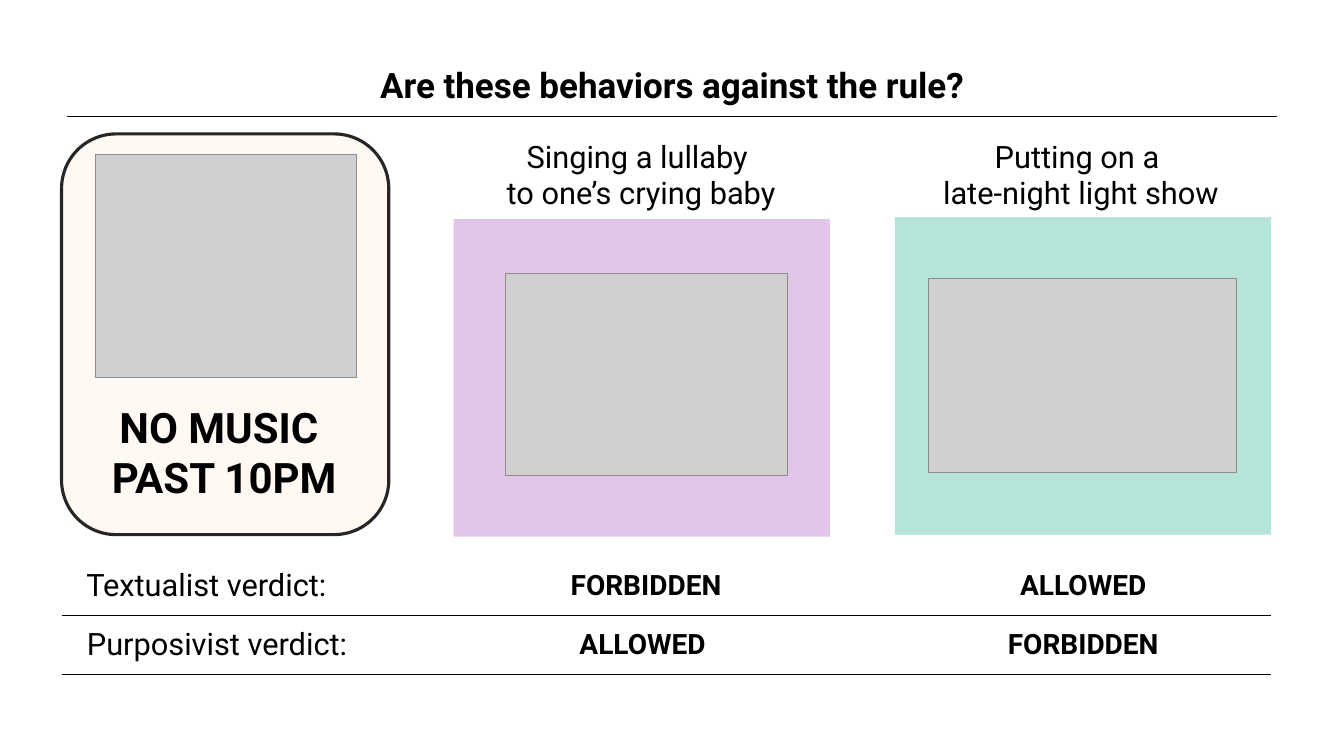
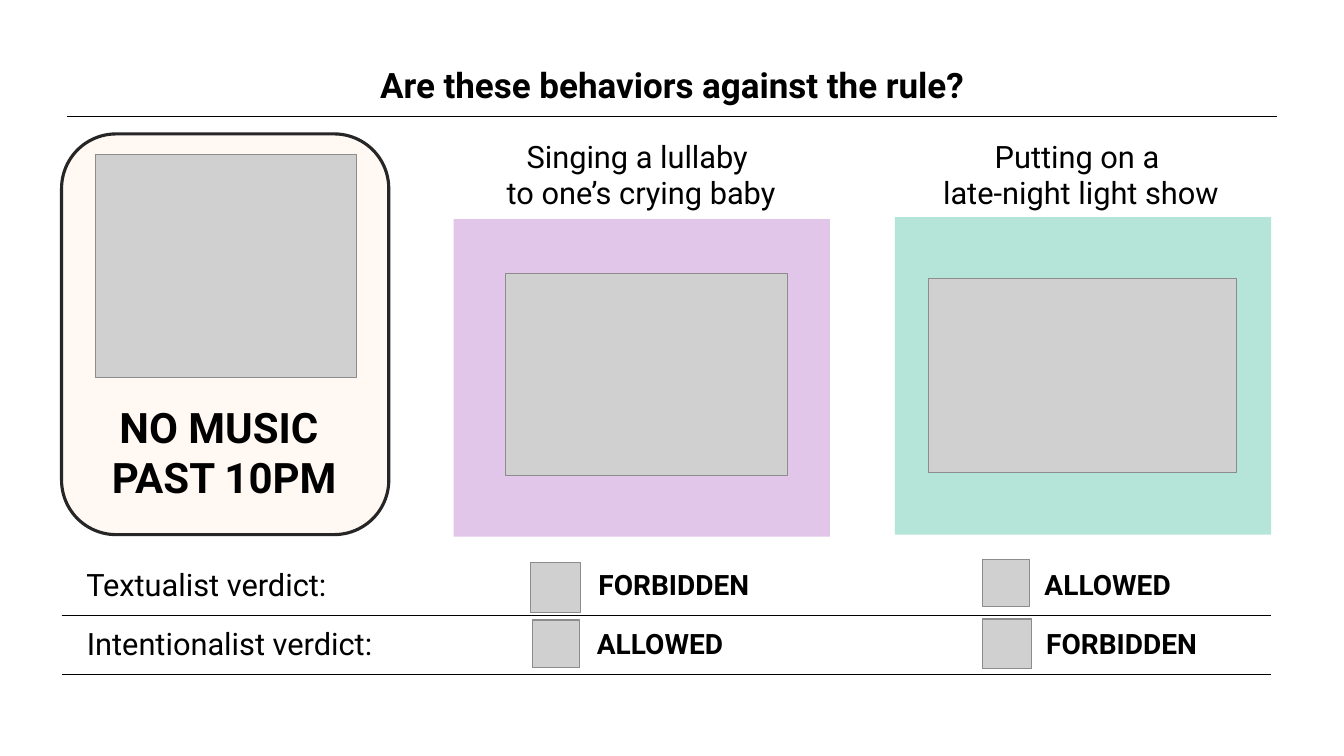
Before and after one commit to ivarrh/dev_rules, a slide deck: slide 1 of Figures/Figure 1.pptx. Drawn at 1344x756 pixels with LibreOffice and Linux fonts; fonts in the diff are those of the drawing; grey boxes stand for pictures. Boxes give left, top, right and bottom in pixels: in the first picture for what was removed or moved away, otherwise in the second. Text is boxed around its words. In the diff, an @@ line names an element or a change of style, - is before the commit and + after.

```diff
--- a/Figures/Figure 1.pptx
+++ b/Figures/Figure 1.pptx
@@ table at <box>62,556,1272,675</box> @@
-row 2, column 1: Purposivist verdict:
+row 2, column 1: Intentionalist verdict:
@@ picture added at <box>531,563,581,612</box> @@
@@ picture added at <box>982,560,1029,607</box> @@
@@ picture added at <box>532,620,580,667</box> @@
@@ picture added at <box>982,619,1031,668</box> @@
```
Also in this commit, not shown: 1 other slide changed, 1 slide added, 4 other files.
